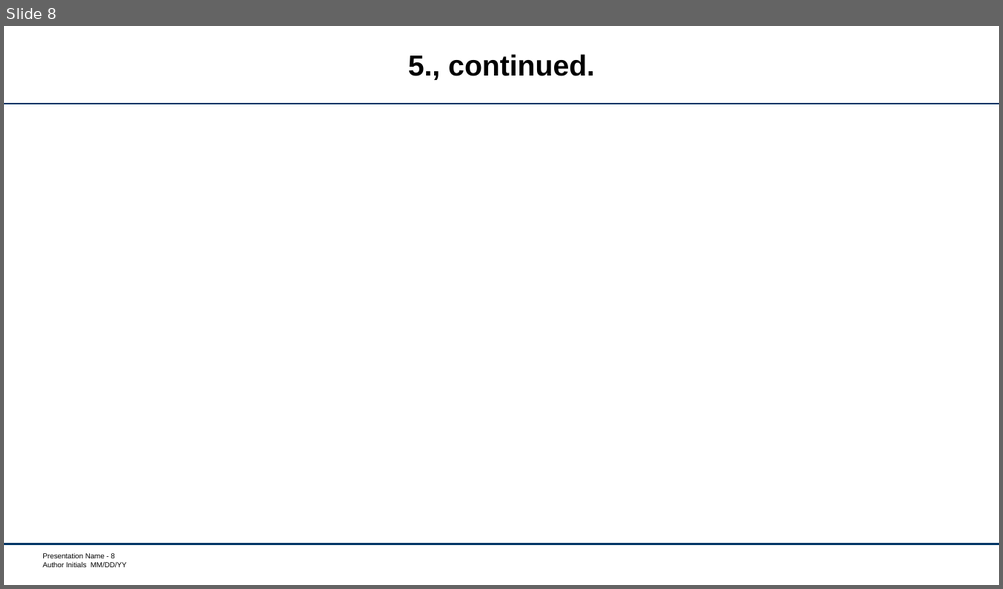
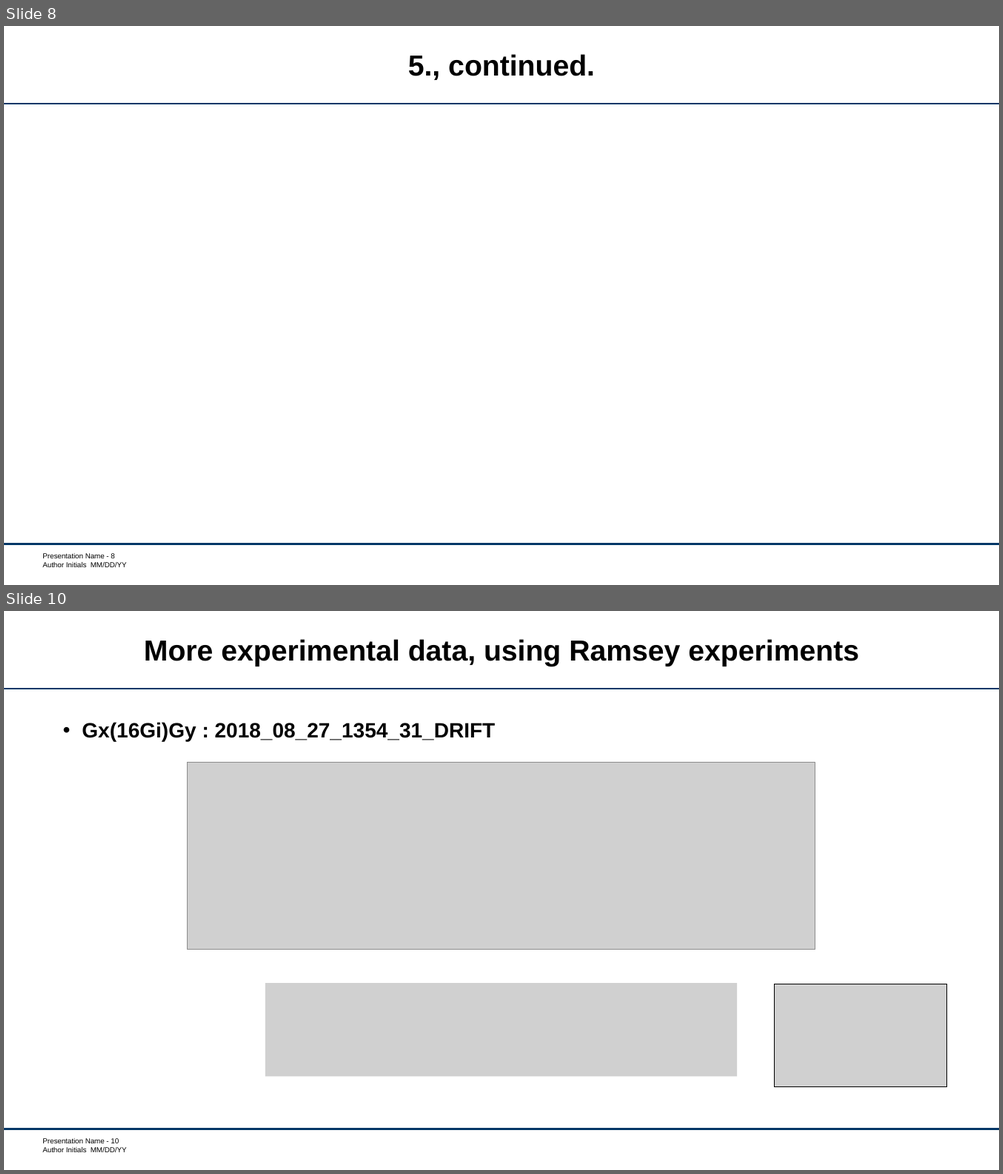
Before and after one commit to garretts-hub/GST_Work, a slide deck: 2018_09_04DriftUpdate.pptx. Shown one above the other, each under a label of ours: slide 8 before the commit, slides 8 and 10 after it; the slides between them are not shown. The pictures are 1003x589 and 1003x1174 pixels, drawn with LibreOffice and Linux fonts; fonts in the diff are those of the drawing; grey boxes stand for pictures; background and template pictures are left out. Boxes give left, top, right and bottom in pixels: in the first picture for what was removed or moved away, otherwise in the second. Text is boxed around its words. In the diff, an @@ line names an element or a change of style, - is before the commit and + after.

```diff
--- a/2018_09_04DriftUpdate.pptx
+++ b/2018_09_04DriftUpdate.pptx
@@ slide 10 added at (4,611,999,1170), background #FFFFFF; not listed: 3 template elements that a slide beside it also shows @@
@@ title added at (144,639,859,667), 28 pt, text #000000, bold @@
+More experimental data, using Ramsey experiments
@@ text added at (82,722,495,741), 20 pt, text #000000, bold @@
+• Gx(16Gi)Gy : 2018_08_27_1354_31_DRIFT
@@ picture added at (188,763,815,949) @@
@@ picture added at (265,983,737,1076) @@
@@ picture added at (774,984,946,1087) @@
```
Also in this commit, not shown: 1 slide changed, 3 other slides added, 3 other files.
